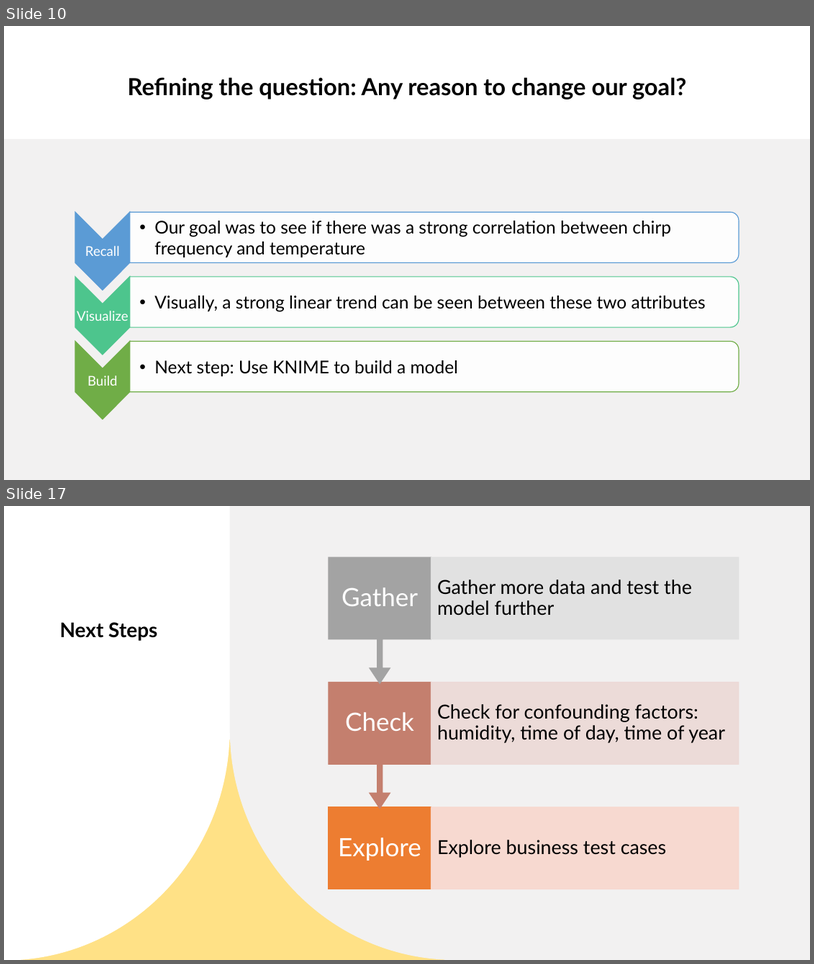
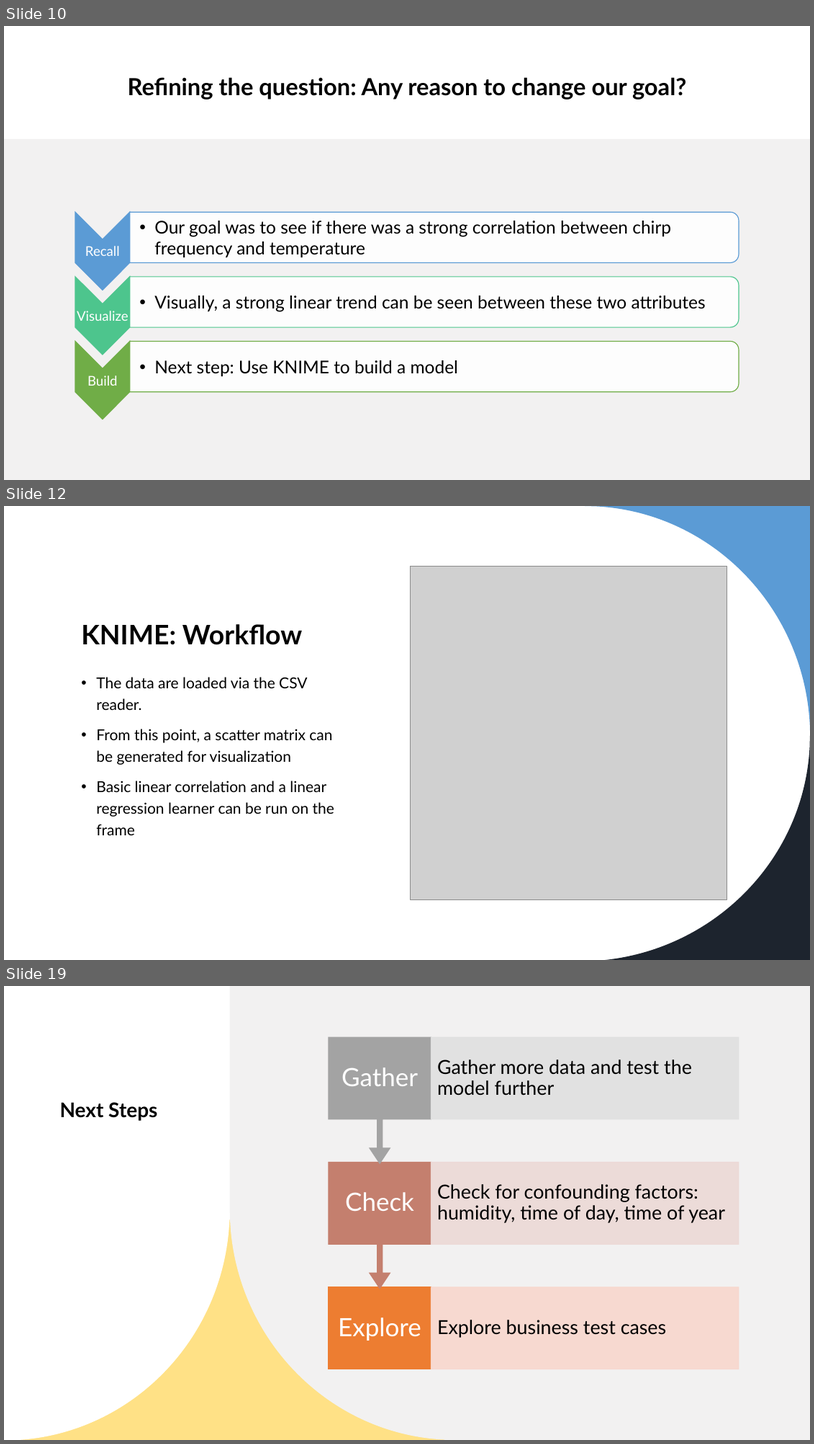
Before and after one commit to robert-daniels/Projects, a slide deck: DS_210/final/DS 210.pptx. Shown one above the other, each under a label of ours: slides 10 and 17 before the commit, slides 10, 12 and 19 after it; the slides between them are not shown. The pictures are 814x964 and 814x1444 pixels, drawn with LibreOffice and Linux fonts; fonts in the diff are those of the drawing; grey boxes stand for pictures. Boxes give left, top, right and bottom in pixels: in the first picture for what was removed or moved away, otherwise in the second. Text is boxed around its words. In the diff, an @@ line names an element or a change of style, - is before the commit and + after.

```diff
--- a/DS_210/final/DS 210.pptx
+++ b/DS_210/final/DS 210.pptx
@@ slide 12 added at (x1=4, y1=506, x2=810, y2=960), background #FFFFFF; not listed: 1 template element that a slide beside it also shows @@
@@ rectangle added at (x1=4, y1=506, x2=810, y2=960), fill #FFFFFF @@
@@ freeform shape added at (x1=585, y1=506, x2=810, y2=731), fill #5B9BD5 @@
@@ picture added at (x1=411, y1=566, x2=728, y2=899) @@
@@ title added at (x1=81, y1=624, x2=302, y2=645), 32 pt, text #000000, bold @@
+KNIME: Workflow
@@ text added at (x1=96, y1=677, x2=334, y2=835), 18 pt, text #000000 @@
+• The data are loaded via the CSV reader.
+• From this point, a scatter matrix can be generated for visualization
+• Basic linear correlation and a linear regression learner can be run on the frame
@@ freeform shape added at (x1=586, y1=736, x2=810, y2=960), fill #1D242E @@
@@ what was slide 17 is now slide 19 @@
```
Also in this commit, not shown: 3 slides changed, 3 other slides added, 2 slides removed, 3 other files.
